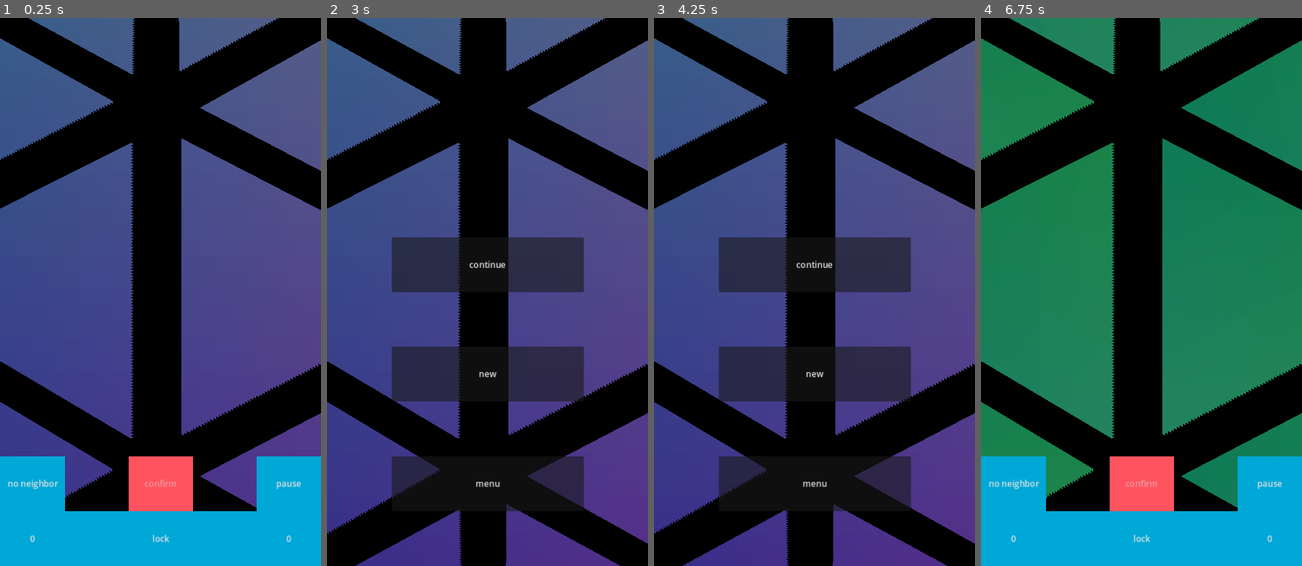
Above: before the commit, frames 1-4 (left to right).
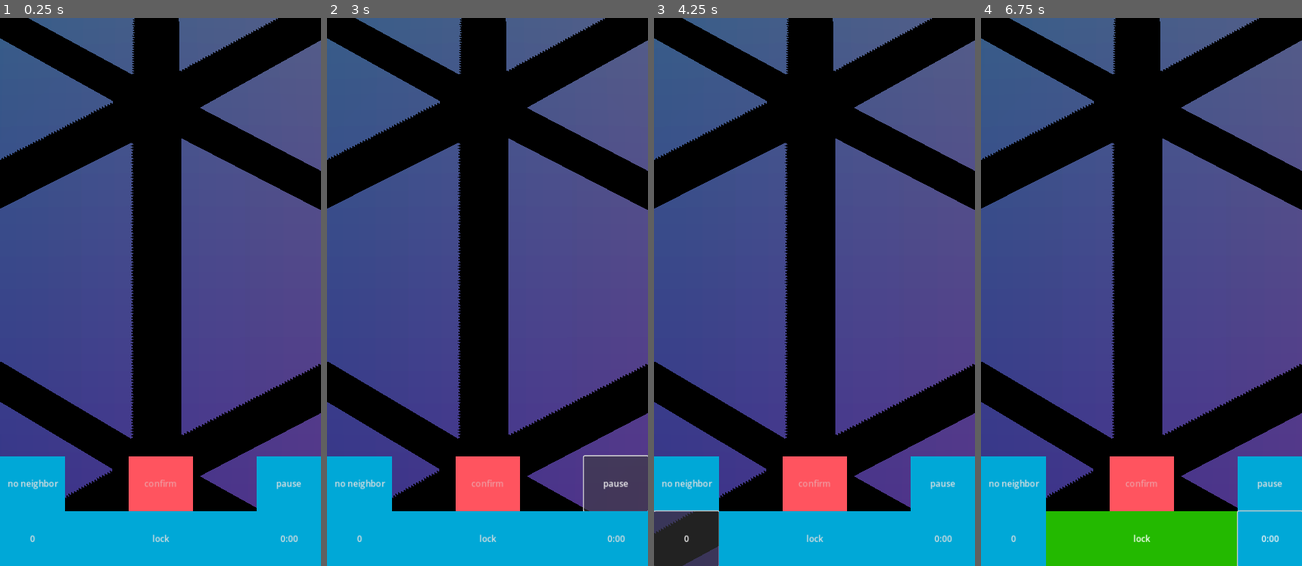
Above: after the commit, the same moments.

Repository: WalynC/sphereSweeperGodot
Game: Godot game, scene res://game.tscn
Same seed, same stepped clock (60 frames per second), same inputs: the game is played once before the commit and once after it.
Inputs (mouse positions are in pixels of both pictures, inside the frame that each line leads up to):
- Up to frame 1 (0.25 s): no input
- Up to frame 2 (3 s): click "no neighbor" at 0.5 s; click "once" at 1.25 s; click "many" at 2 s; click "pause" at 2.75 s
- Up to frame 3 (4.25 s): click (686, 538) at 3.5 s, where only the run after the commit has a clickable "0"
- Up to frame 4 (6.75 s): click (1141, 538) at 4.25 s, where only the run after the commit has a clickable "lock"; click (1269, 538) at 5 s, where only the run after the commit has a clickable "0:00"; click (1269, 538) at 5.75 s, where only the run after the commit has a clickable "0"; click (1141, 374) at 6.5 s, where only the run before the commit has a clickable "new"

The runs differ from the first frame. In frame 1, less than 0.1% of the frame differs, in the area x 87-93%, y 94-96%; in frame 2, 27%; in frame 3, 27%; in frame 4, 57%, in the area x 0-100%, y 0-100%.

Commit message:
Abandoning visual theme loader idea, keeping GameUI consolidation

Diff:
--- a/Controls.gd
+++ b/Controls.gd
@@ -30,7 +30,6 @@
 func _ready():
 	instance = self
 	cam = get_viewport().get_camera_3d()
-	confirmButton.visible = confirmSelect == 2
 
 func ChangeNeighborSelect():
 	neighborSelect += 1
@@ -40,7 +39,6 @@
 	pivot.rotate(to_global(cam.get_camera_transform().basis.x), inertia.y)
 	pivot.rotate(to_global(cam.get_camera_transform().basis.y), inertia.x)
 	inertia = inertia.move_toward(Vector2.ZERO, decel * delta)
-	confirmButton.disabled = previousTriangleHit == -1
 	if Input.is_action_pressed("scroll_down"): cam.fov -=1
 	if Input.is_action_pressed("scroll_up"): cam.fov +=1
 
--- /dev/null
+++ b/GameUI.gd
@@ -0,0 +1,56 @@
+extends Control
+
+@export var timerButton : Button
+@export var neighborButton : Button
+@export var mineButton : Button
+@export var confirmButton : Button
+@export var gm : GameManager
+@export var controls : Controls
+
+var useMines = false
+var secondsOnly = false
+
+func _ready():
+	confirmButton.visible = controls.confirmSelect == 2
+
+# Called every frame. 'delta' is the elapsed time since the previous frame.
+func _process(delta):
+	#display time
+	if (secondsOnly):
+		timerButton.text = str(GameTimer.elapsed as int)
+	else:
+		timerButton.text = GameTimer.GetHMSString()
+	#display neighbor select text
+	match controls.neighborSelect:
+		0:
+			neighborButton.text = "no neighbor"
+		1:
+			neighborButton.text = "once"
+		2:
+			neighborButton.text = "many"
+	#display mines
+	if useMines:
+		mineButton.text = str(gm.board.mines)
+	else:
+		mineButton.text = str(gm.board.nonMines)
+	#change confirm button behavior
+	confirmButton.disabled = controls.previousTriangleHit == -1
+
+func pause():
+	gm.paused = true
+
+func confirm():
+	controls.Confirm()
+
+func toggle_neighborSelect():
+	controls.neighborSelect +=1
+	controls.neighborSelect %= 3
+
+func SetFlag(val):
+	controls.SetFlag(val)
+
+func toggle_time_display():
+	secondsOnly = !secondsOnly
+
+func toggle_mine_display():
+	useMines = !useMines
--- a/Timer.gd
+++ b/Timer.gd
@@ -1,22 +1,17 @@
-extends Button
+extends Node
 
 class_name GameTimer
 
 @export var gm: Node3D
 
 static var elapsed = 0
-var secondsOnly = true
 
 func _process(delta):
 	if (!gm.paused):
 		if (gm.board.boardGenerated): elapsed += delta
 	SaveManager.saveData.visualTime += delta
-	if (secondsOnly):
-		text = str(elapsed as int)
-	else:
-		text = GetHMSString()
 
-func GetHMSString():
+static func GetHMSString():
 	var e := elapsed as int
 	var s = ""
 	var hours = e / 3600
@@ -30,6 +25,3 @@
 	if (e < 10): s += "0" #add 0 to front of seconds if needed
 	s += str(e)
 	return s
-
-func _on_pressed():
-	secondsOnly = !secondsOnly
--- a/game.tscn
+++ b/game.tscn
@@ -7,12 +7,7 @@
 [ext_resource type="PackedScene" uid="uid://rwawmt27ljkw" path="res://lose_screen.tscn" id="5_lbl5g"]
 [ext_resource type="Script" path="res://rotate.gd" id="6_3j33h"]
 [ext_resource type="PackedScene" uid="uid://bwue6rvli2gbi" path="res://win_screen.tscn" id="6_trc5c"]
-[ext_resource type="StyleBox" uid="uid://bq0y127c58xo4" path="res://new_style_box_flat.tres" id="6_xtt44"]
-[ext_resource type="StyleBox" uid="uid://by6fiwt4i4g4q" path="res://toggled.tres" id="7_q4jbx"]
-[ext_resource type="Script" path="res://NeighborButton.gd" id="8_02rvj"]
-[ext_resource type="Script" path="res://PauseButton.gd" id="9_4frha"]
-[ext_resource type="Script" path="res://LockButton.gd" id="9_gsgqc"]
-[ext_resource type="Script" path="res://MineCounter.gd" id="10_b60u2"]
+[ext_resource type="PackedScene" uid="uid://31bhtpbuqpqp" path="res://game_ui.tscn" id="7_gsk4y"]
 [ext_resource type="Script" path="res://Timer.gd" id="11_w41y1"]
 [ext_resource type="PackedScene" uid="uid://15o8kkohojx5" path="res://pause_menu.tscn" id="13_kmv0j"]
 
@@ -35,14 +30,6 @@
 data = PackedVector3Array(-0.4339, 0.8627, 0.2599, -0.6938, 0.702, 0.1606, -0.5257, 0.8507, 0, -0.5878, 0.6882, 0.4253, …(22004 unchanged characters)…
 
 [sub_resource type="ArrayMesh" id="ArrayMesh_53dkf"]
-
-[sub_resource type="StyleBoxFlat" id="StyleBoxFlat_fat8n"]
-bg_color = Color(1, 0.329412, 0.372549, 1)
-
-[sub_resource type="Theme" id="Theme_jwlx6"]
-Button/styles/disabled = SubResource("StyleBoxFlat_fat8n")
-Button/styles/normal = ExtResource("6_xtt44")
-Button/styles/pressed = ExtResource("7_q4jbx")
 
 [node name="Node3D" type="Node3D" node_paths=PackedStringArray("mainMesh", "iconMesh", "controls")]
 script = ExtResource("1_mvm8t")
@@ -74,11 +61,10 @@
 cast_shadow = 0
 mesh = SubResource("ArrayMesh_53dkf")
 
-[node name="Controls" type="Node3D" parent="." node_paths=PackedStringArray("gm", "pivot", "confirmButton")]
+[node name="Controls" type="Node3D" parent="." node_paths=PackedStringArray("gm", "pivot")]
 script = ExtResource("4_2rx0h")
 gm = NodePath("..")
 pivot = NodePath("../Node3D")
-confirmButton = NodePath("../Control/ConfirmButton")
 
 [node name="lose_screen" parent="." node_paths=PackedStringArray("gm") instance=ExtResource("5_lbl5g")]
 gm = NodePath("..")
@@ -86,94 +72,9 @@
 [node name="win_screen" parent="." node_paths=PackedStringArray("gm") instance=ExtResource("6_trc5c")]
 gm = NodePath("..")
 
-[node name="Control" type="Control" parent="."]
-layout_mode = 3
-anchors_preset = 15
-anchor_right = 1.0
-anchor_bottom = 1.0
-grow_horizontal = 2
-grow_vertical = 2
-size_flags_horizontal = 3
-size_flags_vertical = 3
-mouse_filter = 2
-
-[node name="NeighborButton" type="Button" parent="Control" node_paths=PackedStringArray("controls")]
-layout_mode = 1
-anchors_preset = -1
-anchor_top = 0.8
-anchor_right = 0.2
-anchor_bottom = 0.9
-theme = SubResource("Theme_jwlx6")
-button_mask = 3
-script = ExtResource("8_02rvj")
-controls = NodePath("../../Controls")
-metadata/_edit_use_anchors_ = true
-
-[node name="Pause" type="Button" parent="Control" node_paths=PackedStringArray("gm")]
-layout_mode = 1
-anchors_preset = -1
-anchor_left = 0.8
-anchor_top = 0.8
-anchor_right = 1.0
-anchor_bottom = 0.9
-theme = SubResource("Theme_jwlx6")
-button_mask = 3
-text = "pause"
-script = ExtResource("9_4frha")
-gm = NodePath("../..")
-metadata/_edit_use_anchors_ = true
-
-[node name="ConfirmButton" type="Button" parent="Control"]
-layout_mode = 1
-anchors_preset = -1
-anchor_left = 0.4
-anchor_top = 0.8
-anchor_right = 0.6
-anchor_bottom = 0.9
-theme = SubResource("Theme_jwlx6")
-button_mask = 3
-text = "confirm"
-script = ExtResource("9_gsgqc")
-metadata/_edit_use_anchors_ = true
-
-[node name="MineCounter" type="Button" parent="Control" node_paths=PackedStringArray("gm")]
-layout_mode = 1
-anchors_preset = -1
-anchor_top = 0.9
-anchor_right = 0.2
-anchor_bottom = 1.0
-theme = SubResource("Theme_jwlx6")
-button_mask = 3
-script = ExtResource("10_b60u2")
-gm = NodePath("../..")
-metadata/_edit_use_anchors_ = true
-
-[node name="LockButton" type="Button" parent="Control"]
-layout_mode = 1
-anchors_preset = -1
-anchor_left = 0.2
-anchor_top = 0.9
-anchor_right = 0.8
-anchor_bottom = 1.0
-theme = SubResource("Theme_jwlx6")
-toggle_mode = true
-button_mask = 3
-text = "lock"
-script = ExtResource("9_gsgqc")
-metadata/_edit_use_anchors_ = true
-
-[node name="Timer" type="Button" parent="Control" node_paths=PackedStringArray("gm")]
-layout_mode = 1
-anchors_preset = -1
-anchor_left = 0.8
-anchor_top = 0.9
-anchor_right = 1.0
-anchor_bottom = 1.0
-theme = SubResource("Theme_jwlx6")
-button_mask = 3
-script = ExtResource("11_w41y1")
-gm = NodePath("../..")
-metadata/_edit_use_anchors_ = true
+[node name="game_ui" parent="." node_paths=PackedStringArray("gm", "controls") instance=ExtResource("7_gsk4y")]
+gm = NodePath("..")
+controls = NodePath("../Controls")
 
 [node name="PauseMenu" parent="." node_paths=PackedStringArray("gm") instance=ExtResource("13_kmv0j")]
 gm = NodePath("..")
@@ -185,22 +86,11 @@
 transform = Transform3D(1, 0, 0, 0, 1, 0, 0, 0, 1, 0, 0, 2)
 fov = 30.0
 
-[connection signal="loseEvent" from="." to="Control" method="hide"]
-[connection signal="winEvent" from="." to="Control" method="hide"]
-[connection signal="continue_button" from="lose_screen" to="Control" method="show"]
+[node name="Timer" type="Node" parent="." node_paths=PackedStringArray("gm")]
+script = ExtResource("11_w41y1")
+gm = NodePath("..")
+
 [connection signal="restart_button" from="lose_screen" to="." method="reset_game"]
 [connection signal="restart_button" from="lose_screen" to="lose_screen" method="emit_signal" binds= ["continue_button"]]
 [connection signal="again_button" from="win_screen" to="." method="reset_game"]
-[connection signal="again_button" from="win_screen" to="Control" method="show"]
-[connection signal="pressed" from="Control/NeighborButton" to="Controls" method="ChangeNeighborSelect"]
-[connection signal="pressed" from="Control/Pause" to="Control" method="hide"]
-[connection signal="pressed" from="Control/Pause" to="Control/Pause" method="_on_pressed"]
-[connection signal="pressed" from="Control/Pause" to="PauseMenu" method="show"]
-[connection signal="pressed" from="Control/ConfirmButton" to="Controls" method="Confirm"]
-[connection signal="pressed" from="Control/MineCounter" to="Control/MineCounter" method="_on_pressed"]
-[connection signal="toggled" from="Control/LockButton" to="Controls" method="SetFlag"]
-[connection signal="toggled" from="Control/LockButton" to="Control/LockButton" method="_on_toggled"]
-[connection signal="pressed" from="Control/Timer" to="Control/Timer" method="_on_pressed"]
 [connection signal="new_game" from="PauseMenu" to="." method="reset_game"]
-[connection signal="new_game" from="PauseMenu" to="Control" method="show"]
-[connection signal="unpause_game" from="PauseMenu" to="Control" method="show"]
--- /dev/null
+++ b/game_ui.tscn
@@ -0,0 +1,104 @@
+[gd_scene load_steps=6 format=3 uid="uid://31bhtpbuqpqp"]
+
+[ext_resource type="Script" path="res://GameUI.gd" id="1_3xq2l"]
+[ext_resource type="StyleBox" uid="uid://bq0y127c58xo4" path="res://new_style_box_flat.tres" id="2_4q5bn"]
+[ext_resource type="StyleBox" uid="uid://by6fiwt4i4g4q" path="res://toggled.tres" id="3_naoas"]
+
+[sub_resource type="StyleBoxFlat" id="StyleBoxFlat_fat8n"]
+bg_color = Color(1, 0.329412, 0.372549, 1)
+
+[sub_resource type="Theme" id="Theme_jwlx6"]
+Button/styles/disabled = SubResource("StyleBoxFlat_fat8n")
+Button/styles/normal = ExtResource("2_4q5bn")
+Button/styles/pressed = ExtResource("3_naoas")
+
+[node name="game_ui" type="Control" node_paths=PackedStringArray("timerButton", "neighborButton", "mineButton", "confirmButton")]
+layout_mode = 3
+anchors_preset = 15
+anchor_right = 1.0
+anchor_bottom = 1.0
+grow_horizontal = 2
+grow_vertical = 2
+size_flags_horizontal = 3
+size_flags_vertical = 3
+mouse_filter = 2
+script = ExtResource("1_3xq2l")
+timerButton = NodePath("Timer")
+neighborButton = NodePath("NeighborButton")
+mineButton = NodePath("MineCounter")
+confirmButton = NodePath("ConfirmButton")
+
+[node name="NeighborButton" type="Button" parent="."]
+layout_mode = 1
+anchors_preset = -1
+anchor_top = 0.8
+anchor_right = 0.2
+anchor_bottom = 0.9
+theme = SubResource("Theme_jwlx6")
+button_mask = 3
+metadata/_edit_use_anchors_ = true
+
+[node name="Pause" type="Button" parent="."]
+layout_mode = 1
+anchors_preset = -1
+anchor_left = 0.8
+anchor_top = 0.8
+anchor_right = 1.0
+anchor_bottom = 0.9
+theme = SubResource("Theme_jwlx6")
+button_mask = 3
+text = "pause"
+metadata/_edit_use_anchors_ = true
+
+[node name="ConfirmButton" type="Button" parent="."]
+layout_mode = 1
+anchors_preset = -1
+anchor_left = 0.4
+anchor_top = 0.8
+anchor_right = 0.6
+anchor_bottom = 0.9
+theme = SubResource("Theme_jwlx6")
+button_mask = 3
+text = "confirm"
+metadata/_edit_use_anchors_ = true
+
+[node name="MineCounter" type="Button" parent="."]
+layout_mode = 1
+anchors_preset = -1
+anchor_top = 0.9
+anchor_right = 0.2
+anchor_bottom = 1.0
+theme = SubResource("Theme_jwlx6")
+button_mask = 3
+metadata/_edit_use_anchors_ = true
+
+[node name="LockButton" type="Button" parent="."]
+layout_mode = 1
+anchors_preset = -1
+anchor_left = 0.2
+anchor_top = 0.9
+anchor_right = 0.8
+anchor_bottom = 1.0
+theme = SubResource("Theme_jwlx6")
+toggle_mode = true
+button_mask = 3
+text = "lock"
+metadata/_edit_use_anchors_ = true
+
+[node name="Timer" type="Button" parent="."]
+layout_mode = 1
+anchors_preset = -1
+anchor_left = 0.8
+anchor_top = 0.9
+anchor_right = 1.0
+anchor_bottom = 1.0
+theme = SubResource("Theme_jwlx6")
+button_mask = 3
+metadata/_edit_use_anchors_ = true
+
+[connection signal="pressed" from="NeighborButton" to="." method="toggle_neighborSelect"]
+[connection signal="pressed" from="Pause" to="." method="pause"]
+[connection signal="pressed" from="ConfirmButton" to="." method="confirm"]
+[connection signal="pressed" from="MineCounter" to="." method="toggle_mine_display"]
+[connection signal="toggled" from="LockButton" to="." method="SetFlag"]
+[connection signal="pressed" from="Timer" to="." method="toggle_time_display"]
Not shown: 1 places in game.tscn that only renumber resources
